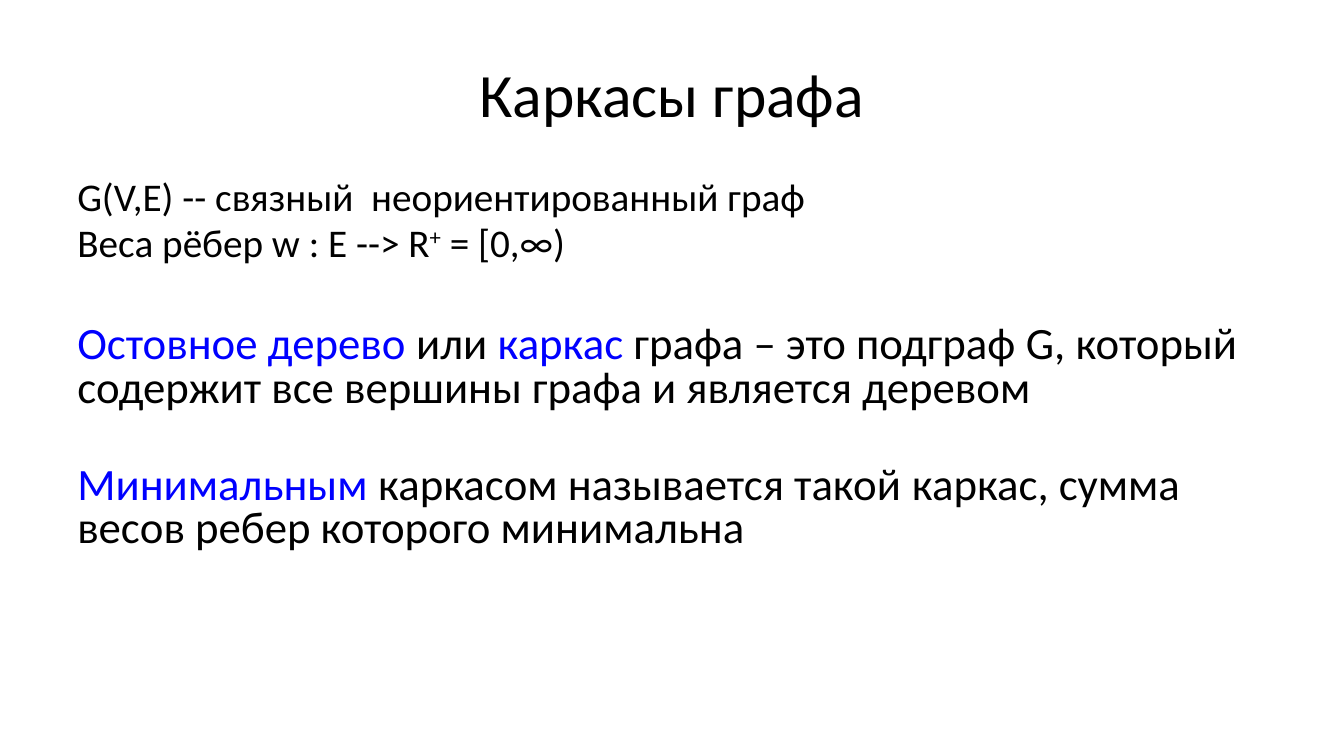
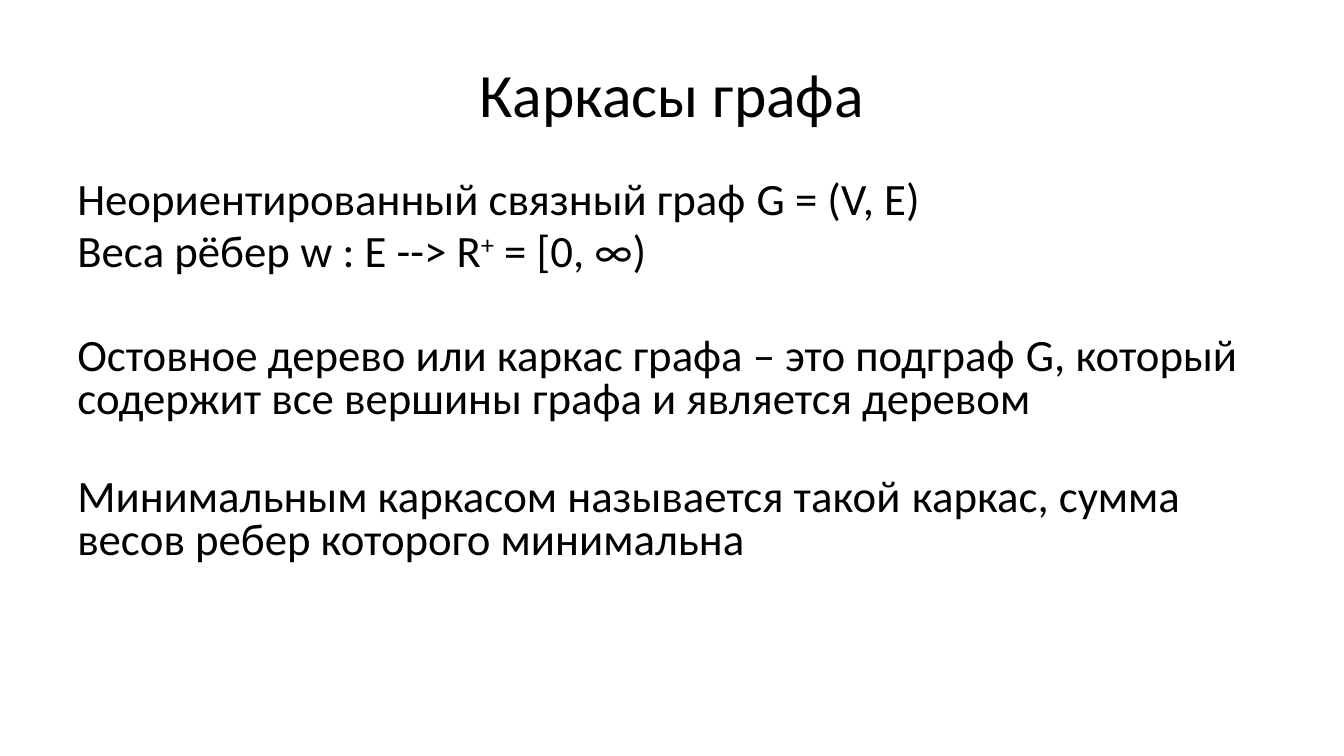
Before and after one commit to Evgueni-Petrov-aka-espetrov/Algorithms-and-Programming-in-C-pptx, a slide deck: slide 13 of 16 Обходы и каркасы графа.pptx (slide 17 before the commit). Drawn at 1344x756 pixels with LibreOffice and Linux fonts; fonts in the diff are those of the drawing. Boxes give left, top, right and bottom in pixels: in the first picture for what was removed or moved away, otherwise in the second. Text is boxed around its words. In the diff, an @@ line names an element or a change of style, - is before the commit and + after.

```diff
--- a/16 Обходы и каркасы графа.pptx
+++ b/16 Обходы и каркасы графа.pptx
@@ text at (77, 182, 919, 275): text changed; size 28 to 32 pt @@
-G(V,E) -- связный неориентированный граф
-Веса рёбер w : E --> R+ = [0,∞)
+Неориентированный связный граф G = (V, E)
+Веса рёбер w : E --> R+ = [0, ∞)
@@ text at (77, 340, 1238, 563): text colour #0000FF to #000000 in "Остовное дерево каркас", "Минимальным" @@
```
Also in this commit, not shown: 17 other slides changed, 12 slides added, 33 slides removed.
